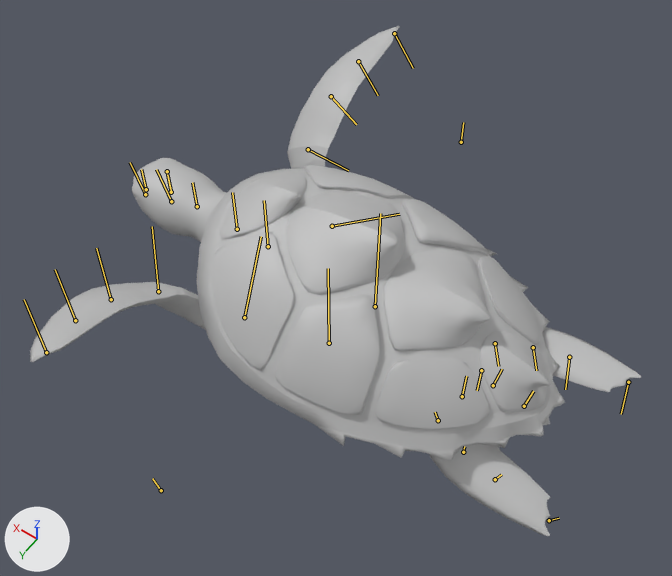
One commit to the FBX model Assets/Creatures/Turtle/SK_turtle.fbx: the scene before it, then after it.
One viewpoint serves both versions: a camera (50 mm lens) standing at (-1.27, 1.73, 3.1) and looking at (-0.03, 0.0, 0.39). Arrows for +X, +Y and +Z are at lower left; the lights stay in place. Both versions are drawn at frame 56 of the action 'Take 001'; the numbers are the values there. The bones that bend it are drawn over the model as lines.

In view in the first picture: 'turtle_low'.
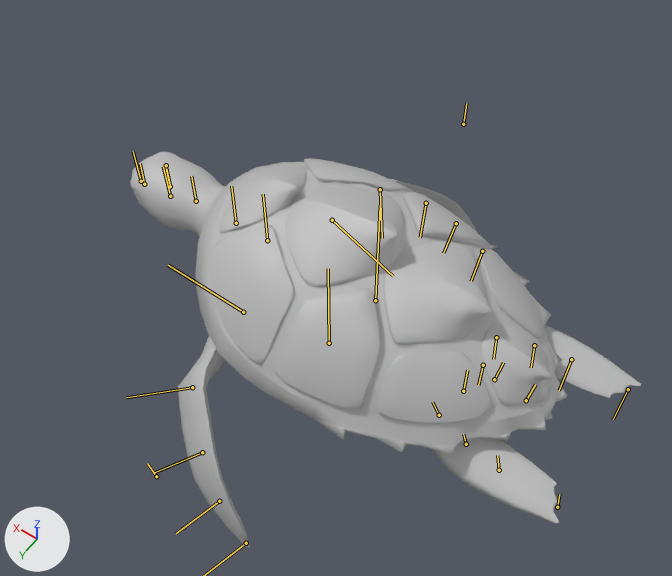
Commit message: update turtle file

What the commit changed:
Bone 'cog_jnt' (bone_cog_jnt) moves from (20.8, -2.1, 20.8) to (20.8, 1.5, 20.8).
Bone 'jaw_jnt' (bone_jaw_jnt) turns from (0, 0, 0) to (0, 0, 16) degrees about its own x, y and z.
Bone 'clavicle_L_jnt' (bone_clavicle_l_jnt) turns from (59, -22, 39) to (65, 32, -8) degrees about its own x, y and z.
Bone 'frontFlap01_L_jnt' (bone_frontflap01_l_jnt) turns from (3, -9, -33) to (21, -36, -59) degrees about its own x, y and z.
Bone 'frontFlap02_L_jnt' (bone_frontflap02_l_jnt) turns from (1, -8, -15) to (3, -21, -13) degrees about its own x, y and z.
Bone 'frontFlap03_L_jnt' (bone_frontflap03_l_jnt) turns from (0, -4, -9) to (2, -15, -14) degrees about its own x, y and z.
Bone 'clavicle_R_jnt' (bone_clavicle_r_jnt) turns from (59, -22, 39) to (65, 32, -8) degrees about its own x, y and z.
Bone 'frontFlap01_R_jnt' (bone_frontflap01_r_jnt) turns from (3, -9, -33) to (21, -36, -59) degrees about its own x, y and z.
Bone 'frontFlap02_R_jnt' (bone_frontflap02_r_jnt) turns from (1, -8, -15) to (2, -21, -13) degrees about its own x, y and z.
Bone 'frontFlap03_R_jnt' (bone_frontflap03_r_jnt) turns from (0, -4, -9) to (2, -15, -14) degrees about its own x, y and z.
Bone 'backFlap01_L_jnt' (bone_backflap01_l_jnt) turns from (18, 0, -9) to (18, 0, -1) degrees about its own x, y and z.
Bone 'backFlap03_L_jnt' (bone_backflap03_l_jnt) turns from (0, -1, -2) to (0, 0, 0) degrees about its own x, y and z.
Bone 'backFlap01_R_jnt' (bone_backflap01_r_jnt) turns from (0, 0, 14) to (0, 0, 3) degrees about its own x, y and z.
Bone 'backFlap03_R_jnt' (bone_backflap03_r_jnt) turns from (0, 0, -9) to (0, 0, -5) degrees about its own x, y and z.

What differs and where, as boxes [x1, y1, x2, y2] in the pictures (672 x 576 px):
'turtle_low', posed (16% narrower, 22% shorter)
    before: [30, 26, 641, 536]
    after: [130, 152, 641, 550]
bone 'cog_jnt', root to tip
    before: (375, 306) to (380, 213)
    after: (375, 300) to (380, 205)
bone 'jaw_jnt', root to tip
    before: (171, 201) to (156, 169)
    after: (170, 196) to (163, 166)
bone 'clavicle_L_jnt', root to tip
    before: (244, 317) to (261, 236)
    after: (243, 312) to (168, 265)
bone 'frontFlap01_L_jnt', root to tip
    before: (158, 291) to (152, 226)
    after: (192, 387) to (126, 397)
bone 'frontFlap02_L_jnt', root to tip
    before: (111, 299) to (96, 248)
    after: (202, 452) to (153, 473)
bone 'frontFlap03_L_jnt', root to tip
    before: (75, 320) to (55, 269)
    after: (219, 501) to (176, 533)
bone 'clavicle_R_jnt', root to tip
    before: (332, 226) to (399, 214)
    after: (332, 220) to (393, 276)
bone 'frontFlap01_R_jnt', root to tip
    before: (308, 149) to (348, 170)
    after: (380, 189) to (382, 238)
bone 'frontFlap02_R_jnt', root to tip
    before: (331, 96) to (356, 124)
    after: (426, 203) to (420, 237)
bone 'frontFlap03_R_jnt', root to tip
    before: (358, 61) to (378, 95)
    after: (456, 223) to (443, 253)
bone 'backFlap01_L_jnt', root to tip
    before: (438, 420) to (435, 412)
    after: (439, 415) to (432, 402)
bone 'backFlap03_L_jnt', root to tip
    before: (495, 479) to (501, 474)
    after: (499, 470) to (497, 455)
bone 'backFlap01_R_jnt', root to tip
    before: (495, 343) to (498, 366)
    after: (496, 337) to (493, 359)
bone 'backFlap03_R_jnt', root to tip
    before: (569, 357) to (565, 389)
    after: (571, 359) to (559, 390)
